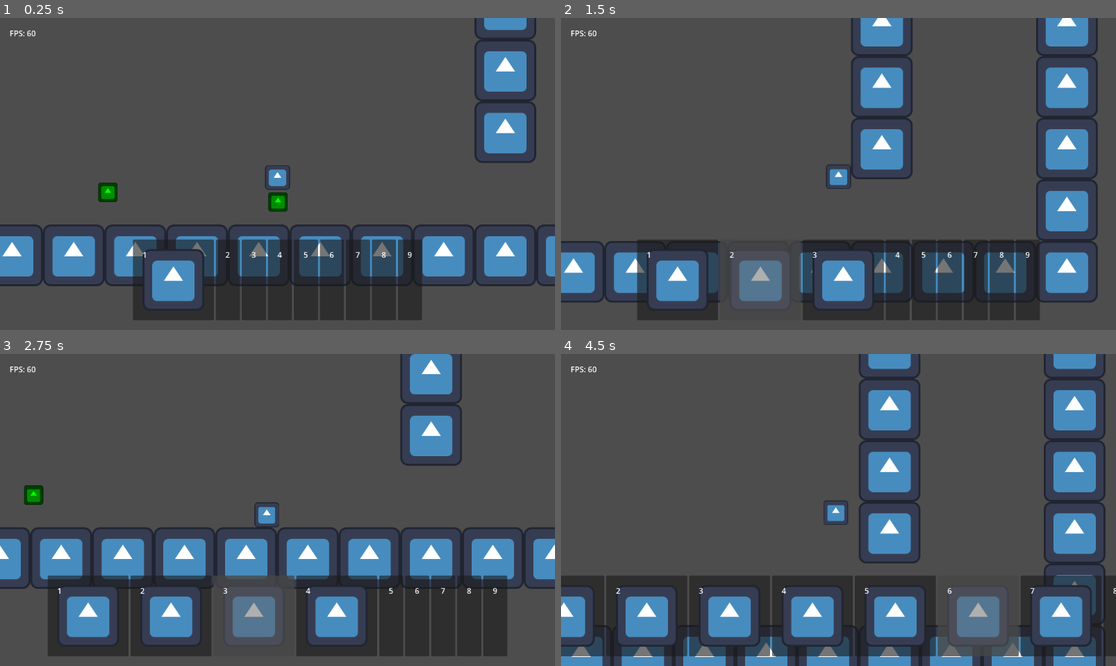
Above: before the commit, frames 1-4 (two rows, left to right).
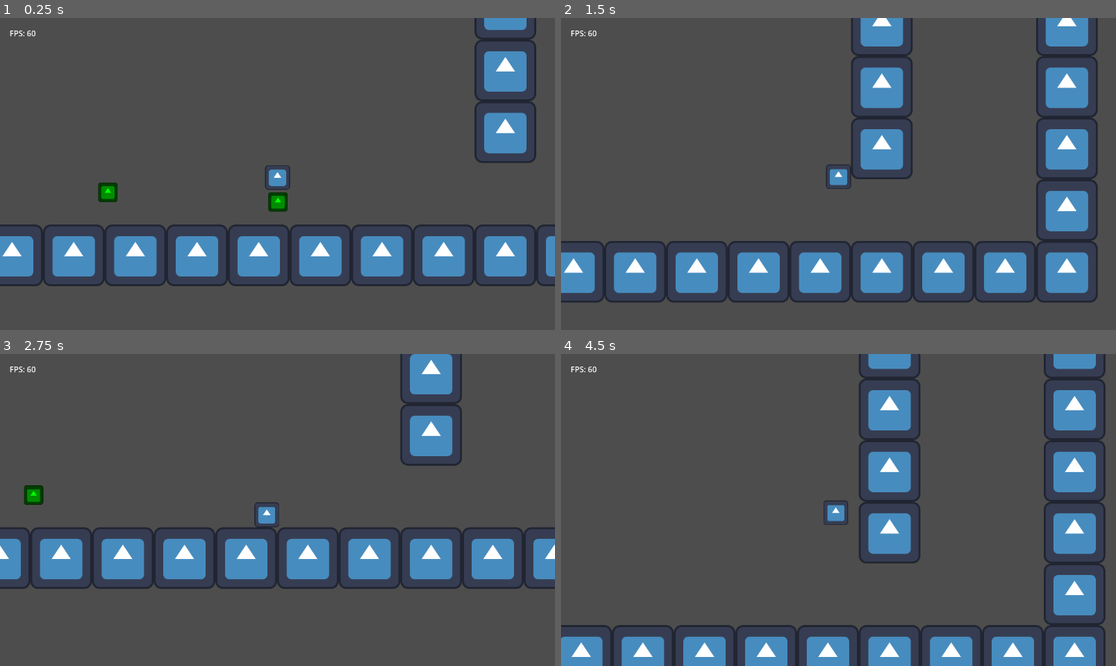
Above: after the commit, the same moments.

Repository: TheHumanMRP/RPG-Life-Tracker
Game: Godot game, scene res://Folders/Systems/Main/Scenes/main_scene.tscn
Two runs of this game, one before a commit and one after it. Both use one fixed random seed, a clock stepped at 60 frames per second and the inputs below. The engine's default icon, where the game draws it, is replaced by a stand-in: a white triangle on a blue panel in a dark square.
Inputs (mouse positions are in pixels of both pictures, inside the frame that each line leads up to):
- Up to frame 1 (0.25 s): no input
- Up to frame 2 (1.5 s): move the mouse to (733, 280) at 0.52 s; hold D (move_right) from 0.53 s (still down); tap I (add_test_sword) at 0.6, 1.35 s; click (733, 280) at 0.67 s; tap Space (jump) at 0.77 s; move the mouse to (788, 280) at 1.27 s; click (788, 280) at 1.42 s
- Up to frame 3 (2.75 s): tap Space (jump) at 1.52 s; move the mouse to (283, 616) at 2.02 s; release D (move_right) at 2.03 s; hold A (move_left) from 2.03 s (still down); tap I (add_test_sword) at 2.1 s; click (283, 616) at 2.17 s
- Up to frame 4 (4.5 s): move the mouse to (899, 616) at 2.77 s; release A (move_left) at 2.78 s; hold D (move_right) 2.78-4.28 s; tap I (add_test_sword) at 2.85, 3.6, 4.35 s; click (899, 616) at 2.92 s; tap Space (jump) at 3.02, 3.77 s; move the mouse to (949, 616) at 3.52 s; click (949, 616) at 3.67 s; move the mouse to (1005, 616) at 4.27 s; hold A (move_left) from 4.28 s (still down); click (1005, 616) at 4.42 s

The runs differ from the first frame. In frame 1, 11% of the frame differs, in the area x 23-76%, y 71-97%; in frame 2, 13%; in frame 3, 15%; in frame 4, 19%, in the area x 0-100%, y 71-97%.
Error before the commit: Invalid call. Nonexistent function 'item_selected' in base 'Resource (ItemEntry)'. (res://Folders/Systems/Inventory_System/Scripts/inventory_logic.gd:164)
Error after the commit: Invalid call. Nonexistent function 'get_number_of_hotbar_slots' in base 'Node (global.gd)'. (res://Folders/Systems/Inventory_System/Scripts/hotbar_ui.gd:7)

Commit message:
Auto commit at 2026-07-11 19:23:50

Diff:
--- a/Folders/Systems/Globals/getter.gd
+++ b/Folders/Systems/Globals/getter.gd
@@ -0,0 +1,26 @@
+class_name Getter
+extends Node
+
+func check_if_item_at_index_in_inventory_exists(index: int) -> bool:
+	return Global.save_data.inventory_logic.check_if_item_at_index_in_inventory_exists(index)
+
+func get_inventory_logic() -> InventoryLogicComponent:
+	return Global.save_data.inventory_logic
+
+func get_selected_hotbar_index() -> int:
+	return save_data.hotbar_logic.selected_hotbar_slot_index
+
+func get_empty_hotbar_slot_const() -> int:
+	return save_data.hotbar_logic.EMPTY_HOTBAR_SLOT
+
+func get_number_of_hotbar_slots() -> int:
+	return save_data.hotbar_logic.NUMBER_OF_HOTBAR_SLOTS
+
+func get_hotbar_logic() -> HotBarLogicComponent:
+	return save_data.hotbar_logic
+
+func get_inventory() -> Array[ItemEntry]:
+	return save_data.inventory_logic.inventory_items
+
+func get_hotbar() -> Array[int]:
+	return save_data.hotbar_logic.hotbar_slots
--- a/Folders/Systems/Globals/global.gd
+++ b/Folders/Systems/Globals/global.gd
@@ -19,33 +19,6 @@
 	testing.test()
 
 # ============================================================================
-# INVENTORY SETTINGS
-# ============================================================================
-func check_if_item_at_index_in_inventory_exists(index: int) -> bool:
-	return save_data.inventory_logic.check_if_item_at_index_in_inventory_exists(index)
-
-func get_inventory_logic() -> InventoryLogicComponent:
-	return save_data.inventory_logic
-
-func get_selected_hotbar_index() -> int:
-	return save_data.hotbar_logic.selected_hotbar_slot_index
-
-func get_empty_hotbar_slot_const() -> int:
-	return save_data.hotbar_logic.EMPTY_HOTBAR_SLOT
-
-func get_number_of_hotbar_slots() -> int:
-	return save_data.hotbar_logic.NUMBER_OF_HOTBAR_SLOTS
-
-func get_hotbar_logic() -> HotBarLogicComponent:
-	return save_data.hotbar_logic
-
-func get_inventory() -> Array[ItemEntry]:
-	return save_data.inventory_logic.inventory_items
-
-func get_hotbar() -> Array[int]:
-	return save_data.hotbar_logic.hotbar_slots
-
-# ============================================================================
 # LIFECYCLE
 # ============================================================================
 
